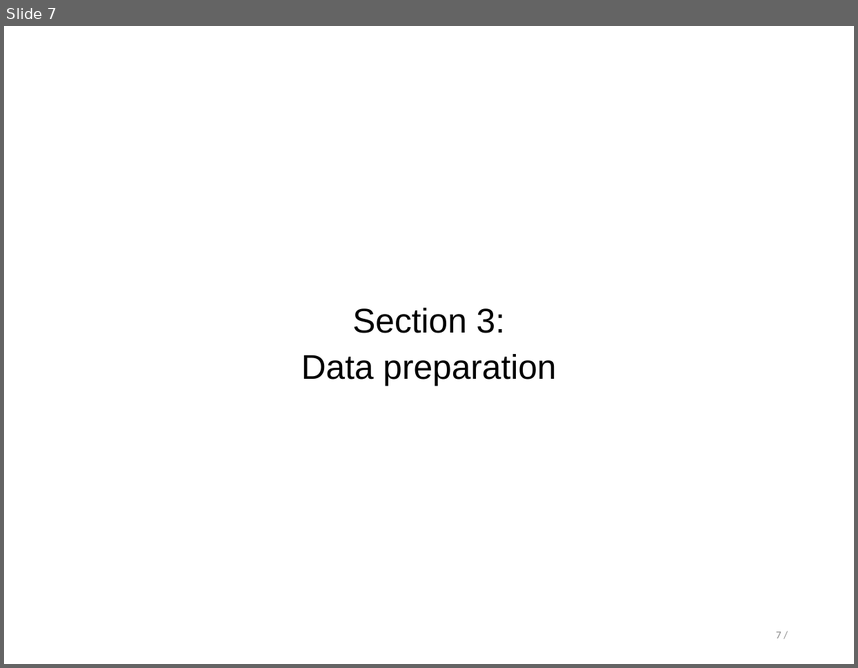
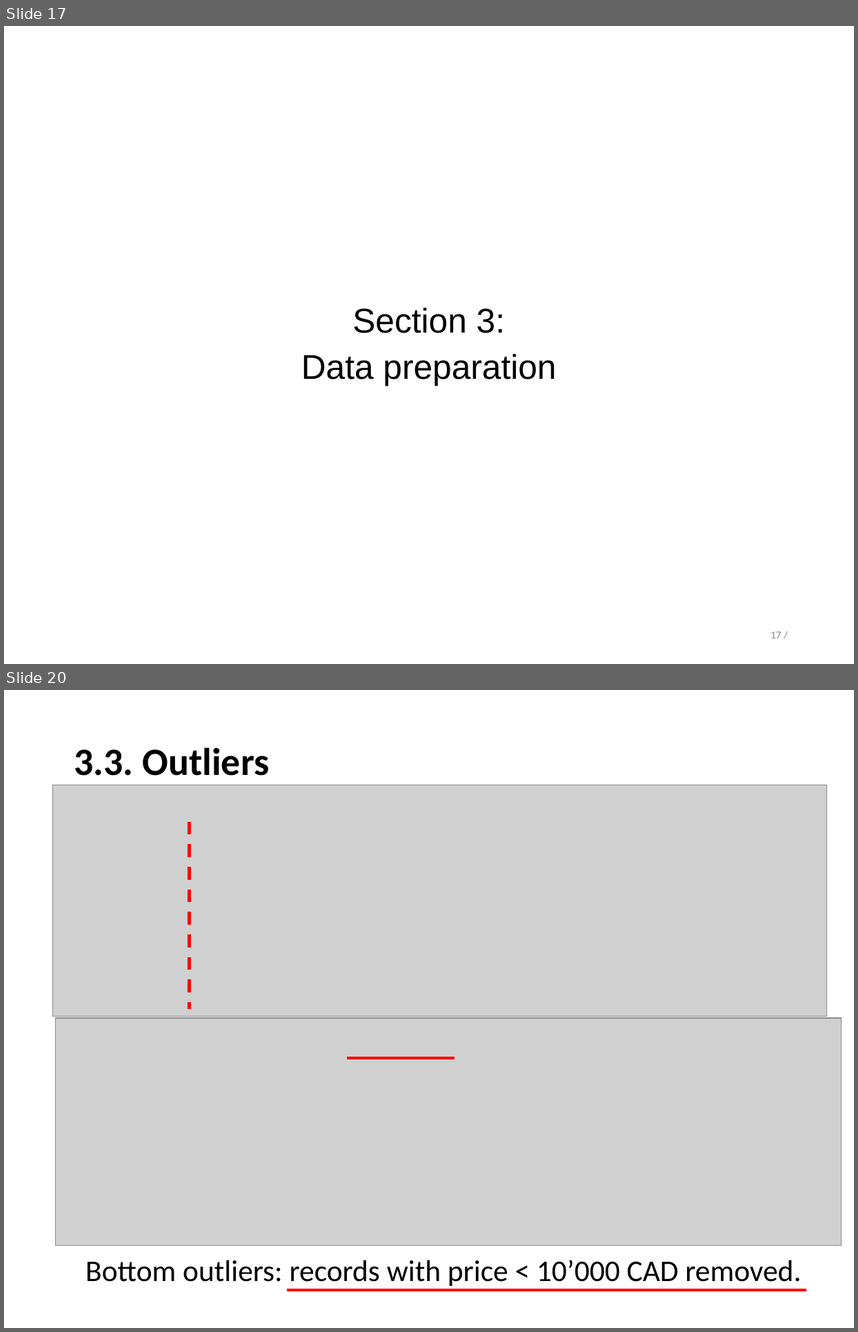
Before and after one commit to stepan-o/thesis, a slide deck: presentations/final_presentation.pptx. Shown one above the other, each under a label of ours: slide 7 before the commit, slides 17 and 20 after it; the slides between them are not shown. The pictures are 858x668 and 858x1332 pixels, drawn with LibreOffice and Linux fonts; fonts in the diff are those of the drawing; grey boxes stand for pictures. Boxes give left, top, right and bottom in pixels: in the first picture for what was removed or moved away, otherwise in the second. Text is boxed around its words. In the diff, an @@ line names an element or a change of style, - is before the commit and + after.

```diff
--- a/presentations/final_presentation.pptx
+++ b/presentations/final_presentation.pptx
@@ slide 20 added at box(4, 690, 854, 1328), background #FFFFFF @@
@@ text added at box(74, 747, 269, 776), 36 pt, text #000000, bold @@
+3.3. Outliers
@@ picture added at box(52, 785, 827, 1016) @@
@@ line added from (189, 822) to (189, 1009), #FF0000 3 pt dashed @@
@@ picture added at box(56, 1018, 842, 1245) @@
@@ line added from (455, 1058) to (347, 1058), #FF0000 3 pt @@
@@ text added at box(85, 1259, 801, 1285), 28 pt, text #000000 @@
+Bottom outliers: records with price < 10’000 CAD removed.
@@ line added from (806, 1290) to (287, 1290), #FF0000 3 pt @@
@@ what was slide 7 is now slide 17 @@
@@ page number at box(771, 631, 781, 638): text changed @@
-7 /
+17 /
```
Also in this commit, not shown: 12 slides changed, 16 other slides added, 4 slides removed.
